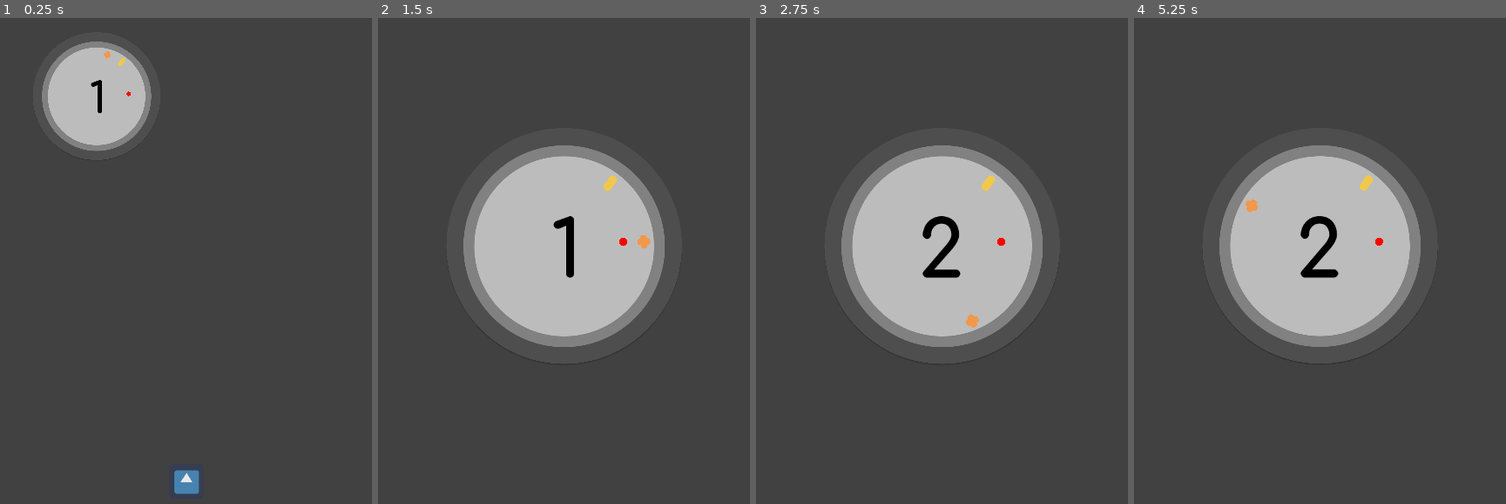
Above: before the commit, frames 1-4 (left to right).
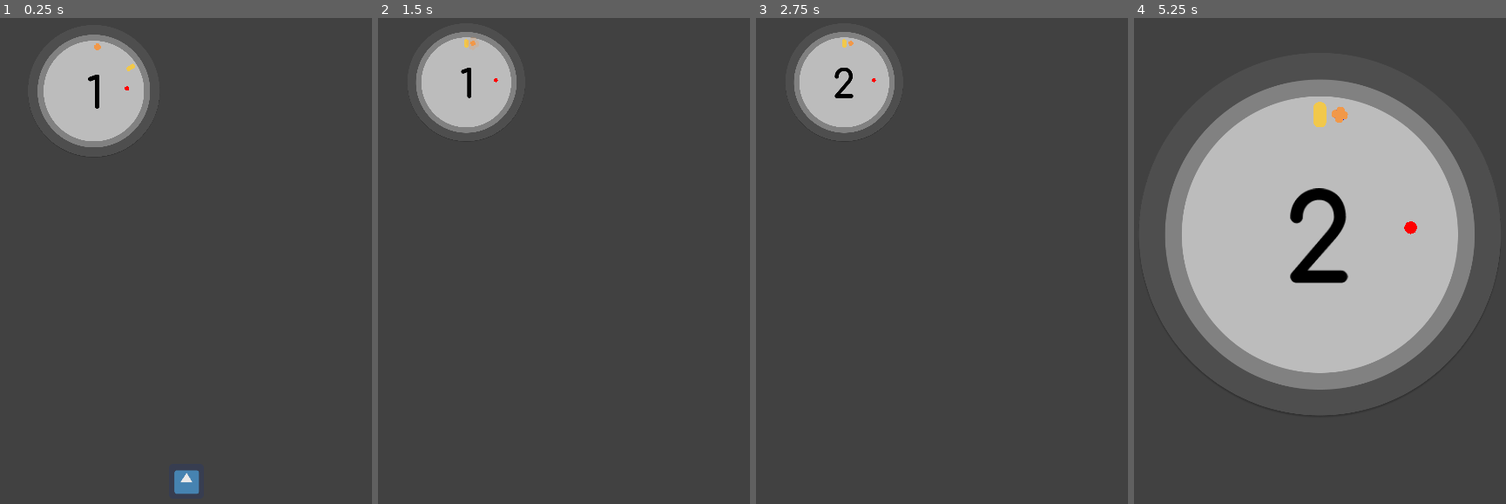
Above: after the commit, the same moments.

Repository: takecare/popthelock
Game: Godot game, scene res://scenes/Start.tscn
The game is run twice, just before and just after one commit, with the same random seed, the same clock (stepped at 60 frames per second) and the same inputs. The engine's default icon, where the game draws it, is replaced by a stand-in: a white triangle on a blue panel in a dark square.
Inputs (mouse positions are in pixels of both pictures, inside the frame that each line leads up to):
- Up to frame 1 (0.25 s): no input
- Up to frame 2 (1.5 s): click (564, 479) at 0.5 s; tap Enter at 1.25 s; move the mouse to (649, 231) at 1.27 s; hold W from 1.28 s (still down); click (649, 231) at 1.35 s
- Up to frame 3 (2.75 s): move the mouse to (863, 304) at 2.02 s; release W at 2.03 s; hold S from 2.03 s (still down); tap G at 2.1 s
- Up to frame 4 (5.25 s): move the mouse to (1360, 115) at 2.77 s; release S at 2.78 s; hold W 2.78-4.28 s; tap H at 2.85 s; move the mouse to (1301, 406) at 3.52 s; tap J at 3.6 s; tap Space at 4.25 s; move the mouse to (1439, 372) at 4.27 s; hold S from 4.28 s (still down); tap Z at 4.35 s; move the mouse to (1204, 163) at 5.02 s; tap X at 5.1 s

The runs differ from the first frame. In frame 1, 1.6% of the frame differs, in the area x 8-43%, y 3-29%; in frame 2, 22%; in frame 3, 22%; in frame 4, 29%, in the area x 8-92%, y 12-77%.

Commit message:
fix signals

Diff:
--- a/scenes/Crosshair.tscn
+++ b/scenes/Crosshair.tscn
@@ -18,3 +18,6 @@
 [node name="Sprite" type="Sprite" parent="."]
 visible = false
 texture = ExtResource( 6 )
+
+[connection signal="on_target_hit" from="Body" to="." method="_target_hit"]
+[connection signal="on_target_missed" from="Body" to="." method="_target_missed"]
--- a/scenes/Main.tscn
+++ b/scenes/Main.tscn
@@ -21,7 +21,7 @@
 "times": PoolRealArray( 0, 0.2 ),
 "transitions": PoolRealArray( 0.25, 0.25 ),
 "update": 0,
-"values": [ Vector2( 2, 2 ), Vector2( 1, 1 ) ]
+"values": [ Vector2( 2, 2 ), Vector2( 0.65, 0.65 ) ]
 }
 tracks/1/type = "method"
 tracks/1/path = NodePath(".")
@@ -123,6 +123,9 @@
 scale = Vector2( 0.3, 0.3 )
 
 [connection signal="tapped" from="GUI/HBox/StartButton" to="." method="_on_start_button_tapped"]
+[connection signal="area_entered" from="Game/Target" to="Game/Crosshair" method="_on_target_area_entered"]
 [connection signal="area_entered" from="Game/Target" to="Game/Target" method="_on_area_entered"]
+[connection signal="area_exited" from="Game/Target" to="Game/Crosshair" method="_on_target_area_exited"]
+[connection signal="area_exited" from="Game/Target" to="Game/Target" method="_on_area_exited"]
 [connection signal="on_target_hit" from="Game/Crosshair" to="." method="_on_target_hit"]
 [connection signal="on_target_missed" from="Game/Crosshair" to="." method="_on_target_missed"]
--- a/scenes/Target.tscn
+++ b/scenes/Target.tscn
@@ -15,10 +15,15 @@
 [node name="Sprite" type="Sprite" parent="."]
 texture = ExtResource( 2 )
 
-[node name="CollisionShape2D" type="CollisionShape2D" parent="."]
+[node name="TargetCollisionShape" type="CollisionShape2D" parent="."]
 shape = SubResource( 1 )
 
 [node name="LeftCollisionShape" type="CollisionShape2D" parent="."]
 visible = false
 position = Vector2( -152, 0 )
 shape = SubResource( 2 )
+
+[node name="RightCollisionShape" type="CollisionShape2D" parent="."]
+visible = false
+position = Vector2( 152, 0 )
+shape = SubResource( 2 )
--- a/scripts/Crosshair.gd
+++ b/scripts/Crosshair.gd
@@ -5,28 +5,39 @@
 
 onready var body: CrosshairBody = $Body
 
+var is_animating: bool = false
+
 func _ready() -> void:
-  #body.position = Vector2(200,200)
   pass
 
 
 func increase_rotation_around_by(point: Vector2, angle: float) -> void:
-  #var offset_point = point - position
+  #rotate_to_face_point = !is_animating
   body.increase_rotation_around_by(point, angle)
-  pass
+
 
 func _target_hit() -> void:
+  is_animating = true
+  $AnimationPlayer.connect("animation_finished", self, "_on_hit_animation_ended", [], CONNECT_ONESHOT)
+  $AnimationPlayer.play("hit", -1, 1.5)
   emit_signal("on_target_hit")
 
 
 func _on_hit_animation_ended(animation_name: String) -> void:
-  $Body._on_hit_animation_ended(animation_name)
-  pass
+  is_animating = false
 
 
 func _target_missed() -> void:
   emit_signal("on_target_missed")
 
 
+func _on_target_area_entered(_area: Area2D) -> void:
+  $Body._on_target_area_entered(_area)
+
+
+func _on_target_area_exited(_area: Area2D) -> void:
+  $Body._on_target_area_exited(_area)
+
+
 func _draw() -> void:
   draw_circle(position, 25.0, Color.red)
--- a/scripts/CrosshairBody.gd
+++ b/scripts/CrosshairBody.gd
@@ -2,11 +2,10 @@
 
 # we emit these signals so our parent (Crosshair) receives them and then emits
 # its own signals to up above
-signal _on_target_hit
-signal _on_target_missed
+signal on_target_hit
+signal on_target_missed
 
 var is_inside: bool = false
-var is_animating: bool = false
 
 
 func _ready() -> void:
@@ -18,6 +17,11 @@
 func _physics_process(_delta: float) -> void:
   if !Input.is_action_just_pressed("click"):
     return
+
+  var collisions = get_overlapping_areas()
+  for c in collisions:
+    print("> colliding with: ", c.name)
+
   if is_inside:
     _target_hit()
   else:
@@ -25,20 +29,11 @@
 
 
 func increase_rotation_around_by(point: Vector2, angle: float) -> void:
-  rotate_to_face_point = !is_animating
   .increase_rotation_around_by(point, angle)
 
 
 func _target_hit() -> void:
-  is_animating = true
-  $AnimationPlayer.connect("animation_finished", self, "_on_hit_animation_ended", [], CONNECT_ONESHOT)
-  $AnimationPlayer.play("hit", -1, 1.5)
   emit_signal("on_target_hit")
-
-
-func _on_hit_animation_ended(animation_name: String) -> void:
-  is_animating = false
-  pass
 
 
 func _target_missed() -> void:
@@ -56,11 +51,15 @@
 # because at any moment in the game, we only have two overlapping area2d
 # (crosshair and target areas)
 func _on_target_area_entered(_area: Area2D) -> void:
+
   is_inside = true
 
 
 func _on_target_area_exited(_area: Area2D) -> void:
+  print("[xhair body] area exited: ", _area.name)
+
   is_inside = false
+
 
 func _draw() -> void:
   draw_circle(position, 25.0, Color.blue)
--- a/scripts/Main.gd
+++ b/scripts/Main.gd
@@ -11,7 +11,7 @@
 onready var crosshair = $Game/Crosshair
 var crosshair_rotation_direction = -1 # 1=CW; -1=CCW # TODO should be enum and eport
 var should_crosshair_rotate: bool = true
-var crosshair_speed: float = 1
+var crosshair_speed: float = 0.3
 
 onready var camera: Camera2D = $Camera
 
@@ -38,8 +38,8 @@
   )
   score.center_on(lock_center)
   score.set_score(count)
+  random.randomize()
   replace_target()
-  random.randomize()
   # debug:
   yield(get_tree().create_timer(0.2), "timeout")
   _on_start_button_tapped($GUI/HBox/StartButton)
@@ -62,6 +62,7 @@
 func _on_target_hit() -> void:
   if !is_playing or $Game/Score.in_progress:
     return
+  print("> target hit!")
   replace_target()
   decrease_count()
   if count == 0:
@@ -95,6 +96,7 @@
 func _on_target_missed() -> void:
   if !is_playing:
     return
+  print("> target missed!")
   back_to_()
   level = 0
   count = progression[level]
--- a/scripts/Rotatable.gd
+++ b/scripts/Rotatable.gd
@@ -25,7 +25,6 @@
 
 
 func _rotate_around(point: Vector2, angle: float):
-  print(get_parent().get_name(), " : point=", point, " position=", position, " global_pos=", global_position)
   var distX = global_position.x - point.x
   var distY = global_position.y - point.y
   var rotatedX = cos(angle) * distX - sin(angle) * distY + point.x;
--- a/scripts/Target.gd
+++ b/scripts/Target.gd
@@ -15,9 +15,20 @@
   monitoring = true
 
 
-# this is not needed as we're handling the crosshair entering/exiting Target's
-# area in the Crosshair script
 func _on_area_entered(area: Area2D) -> void:
+  print("[target] area entered: ", area.name)
   if area.name == crosshair_name:
     pass
   pass
+
+
+func _on_area_exited(area: Area2D) -> void:
+  print("[target] area exited: ", area.name)
+  pass
+
+
+func _on_area_shape_entered(area_id: int, area: Area2D, area_shape: int, local_shape: int) -> void:
+  print("[target] area shape entered: ", area.name)
+
+func _on_area_shape_exited(area_id: int, area: Area2D, area_shape: int, local_shape: int) -> void:
+  print("[target] area shape exited: ", area.name)
